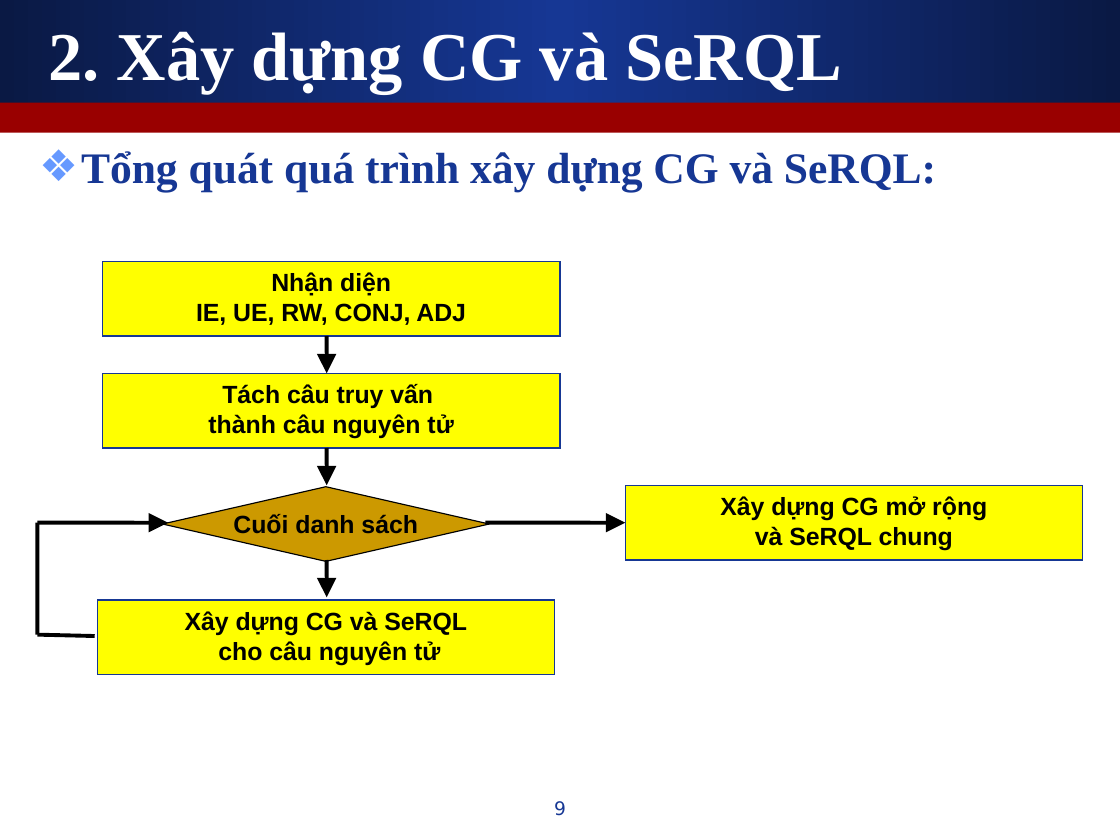
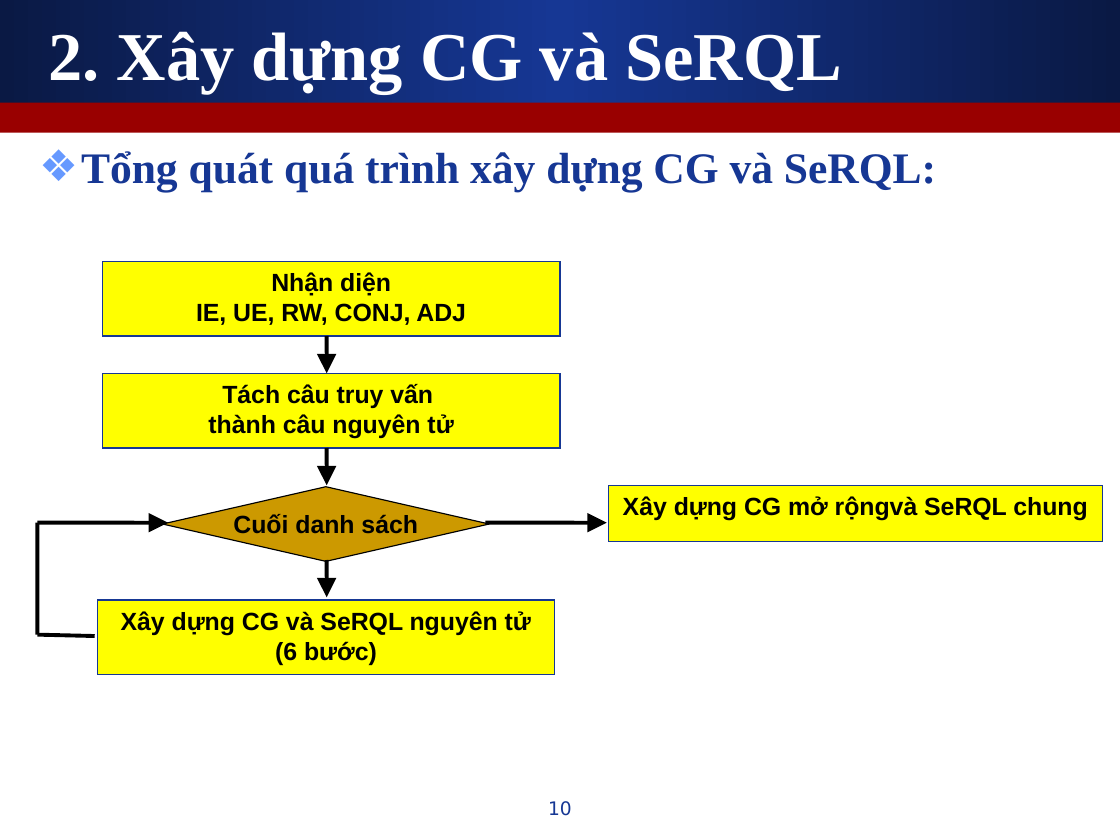
Before and after one commit to leaderwing/kt-kimres, a slide deck: slide 10 of note/[Thesis] Presentation.ppt (slide 9 before the commit). Drawn at 1120x840 pixels with LibreOffice and Linux fonts; fonts in the diff are those of the drawing. Boxes give left, top, right and bottom in pixels: in the first picture for what was removed or moved away, otherwise in the second. Text is boxed around its words. In the diff, an @@ line names an element or a change of style, - is before the commit and + after.

```diff
--- a/note/[Thesis] Presentation.ppt
+++ b/note/[Thesis] Presentation.ppt
@@ rectangle "Xây dựng CG mở rộngvà ...": place and size @@
-rectangle "Xây dựng CG mở rộngvà ..." at <box>625,485,1082,560</box>
+rectangle "Xây dựng CG mở rộngvà ..." at <box>608,485,1103,541</box>
@@ text in rectangle at <box>623,496,1087,521</box>: text changed @@
-Xây dựng CG mở rộng
-và SeRQL chung
+Xây dựng CG mở rộngvà SeRQL chung
@@ arrow moved from (485, 523) - (625, 523) to (485, 523) - (607, 523) @@
@@ text in rectangle at <box>121,611,531,665</box>: text changed @@
-Xây dựng CG và SeRQL
-cho câu nguyên tử
+Xây dựng CG và SeRQL nguyên tử
+(6 bước)
@@ page number at <box>548,801,572,816</box>: text changed @@
-9
+10
```
Also in this commit, not shown: 2 other slides changed, 1 slide added.
